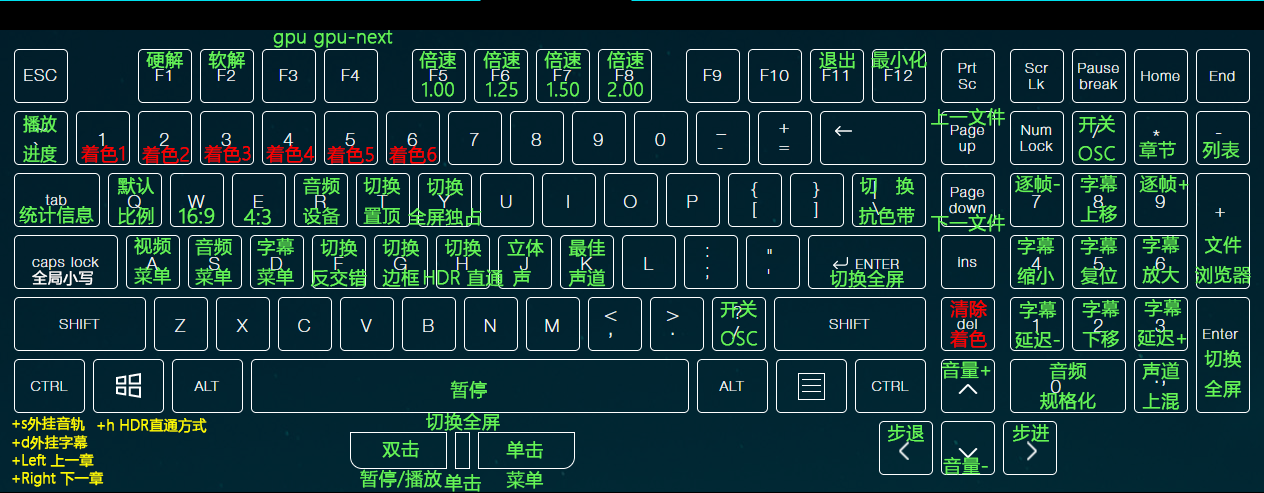
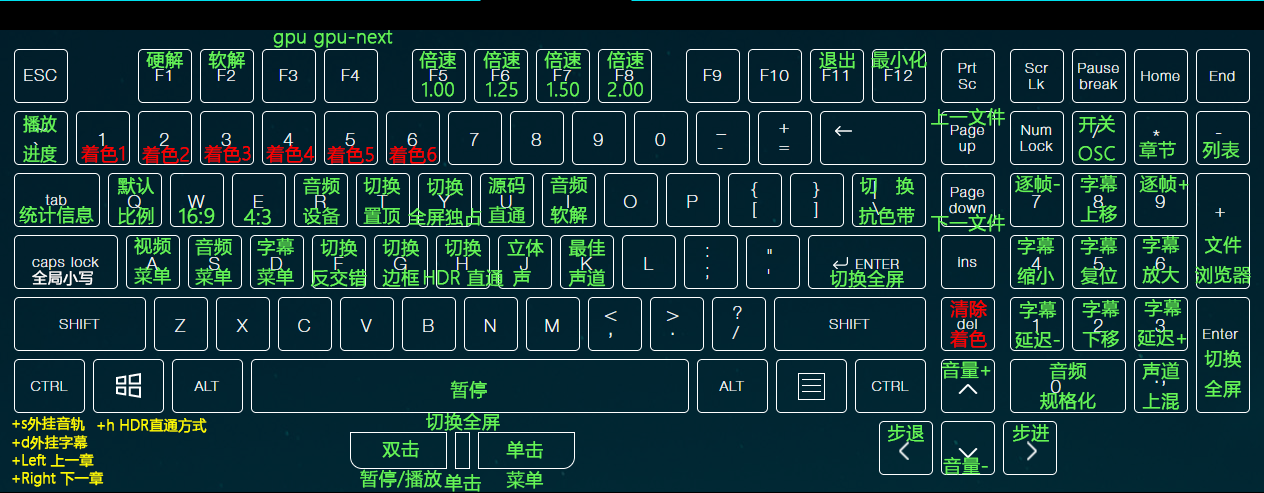
Before/after of a 1264 x 493 layered artwork. What changed in the layer stack:
removed layer "开关 OSC" (1st of 2) over (x1=720, y1=300, x2=758, y2=346)
added layer "源码直通" above "音频软解" over (x1=488, y1=177, x2=526, y2=224)
added layer "音频软解" above "切换全屏" over (x1=550, y1=176, x2=588, y2=224)
